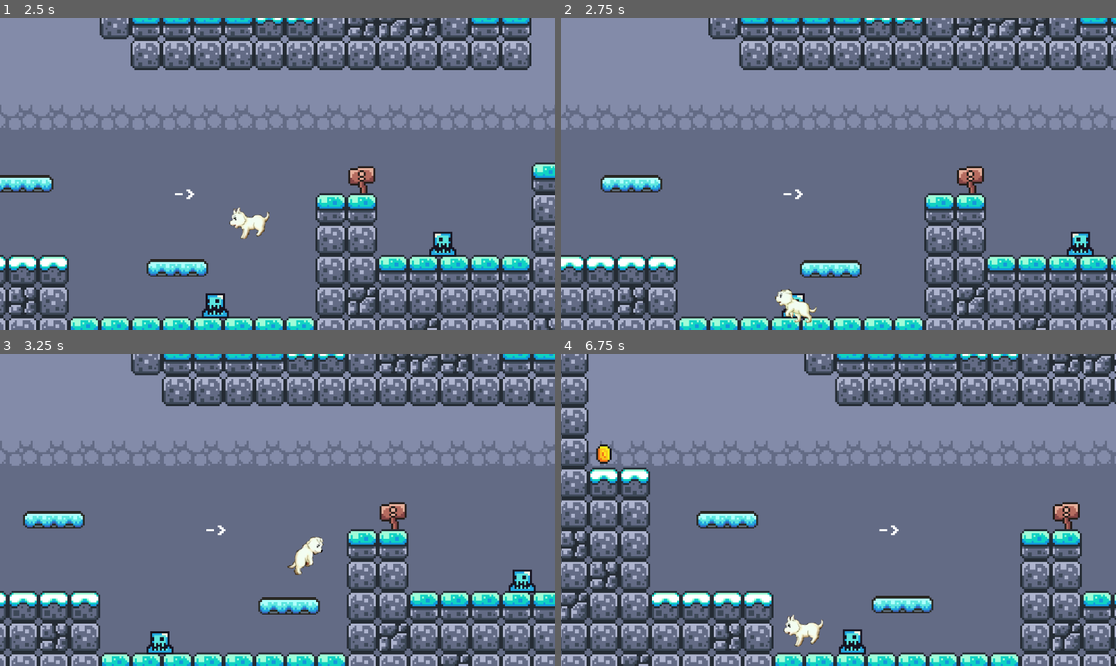
Above: before the commit, frames 1-4 (two rows, left to right).
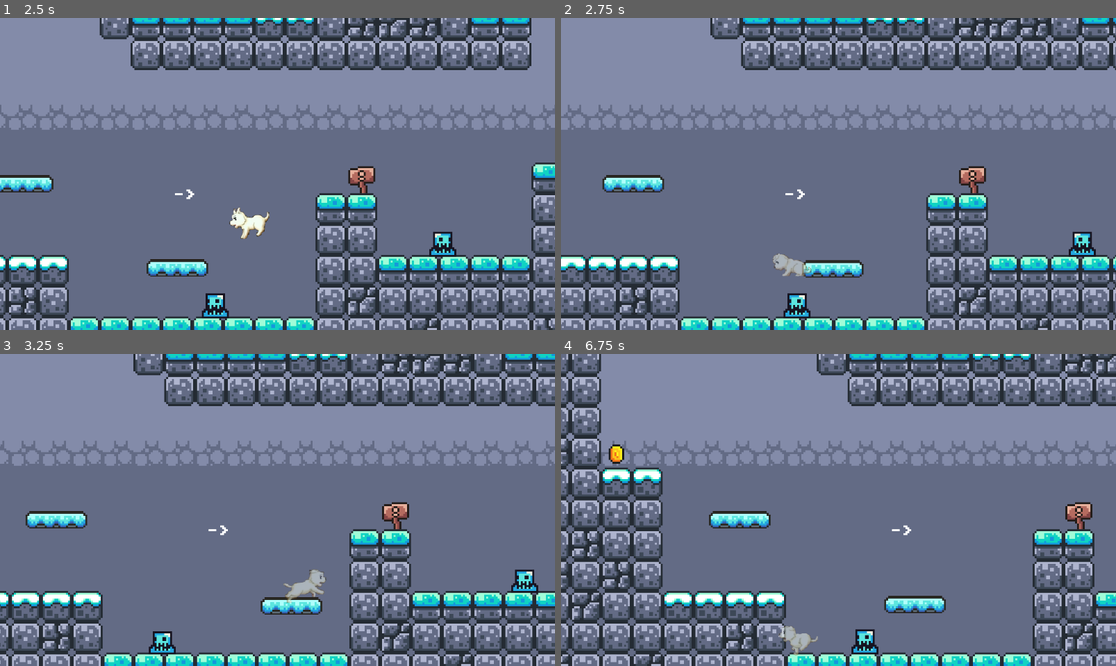
Above: after the commit, the same moments.

Repository: michlblan/AdvProgProjekt
Game: Godot game, scene res://screens/game.tscn
The game is run twice, just before and just after one commit, with the same random seed, the same clock (stepped at 60 frames per second) and the same inputs.
Inputs:
- Up to frame 1 (2.5 s): hold Right (move_right) 0.53-2.03 s; tap Up (jump) at 0.77, 1.52 s; hold Left (move_left) from 2.03 s (still down)
- Up to frame 2 (2.75 s): keep holding Left (move_left)
- Up to frame 3 (3.25 s): release Left (move_left) at 2.78 s; hold Right (move_right) from 2.78 s (still down); tap Up (jump) at 3.02 s
- Up to frame 4 (6.75 s): tap Up (jump) at 3.77, 4.52, 6.02 s; release Right (move_right) at 4.28 s; hold Left (move_left) 4.28-5.03 s; hold Right (move_right) 5.03-5.78 s; hold Left (move_left) from 5.78 s (still down)

Frame 1 is identical in both runs. In frame 2, 14% of the frame differs, in the area x 0-100%, y 0-100%; in frame 3, 17%; in frame 4, 29%.
Error before the commit: Invalid access to property or key 'playerHit' on a base object of type 'null instance'. (res://scripts/game.gd:8)

Commit message:
Make all enemies give damage

Diff:
--- a/scripts/game.gd
+++ b/scripts/game.gd
@@ -1,9 +1,12 @@
 extends Node2D
 
 @onready var player = $player
-@onready var enemy = $Slime
+var enemies :Array
 
 # Called when the node enters the scene tree for the first time.
 func _ready() -> void:
-	enemy.playerHit.connect(player.takeDamage)
-	print("Connected")
+	enemies = $Enemies.find_children("Slime*", "Area2D")
+
+	for e in enemies:
+		e.playerHit.connect(player.takeDamage)
+	print("Connected %s enemies!" % len(enemies))
